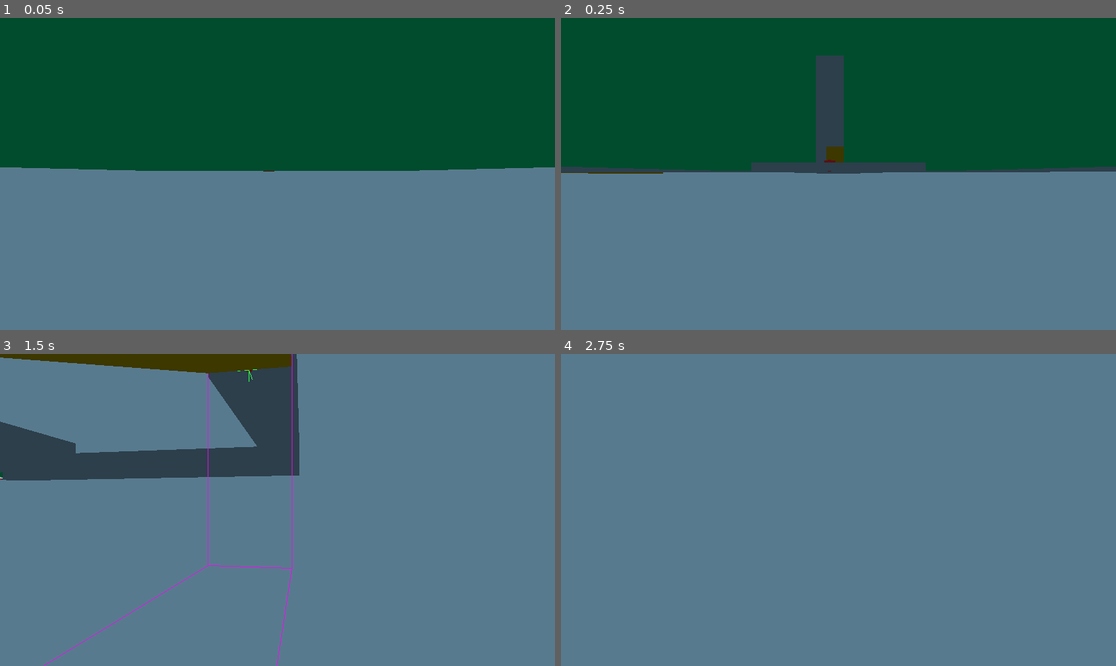
Above: before the commit, frames 1-4 (two rows, left to right).
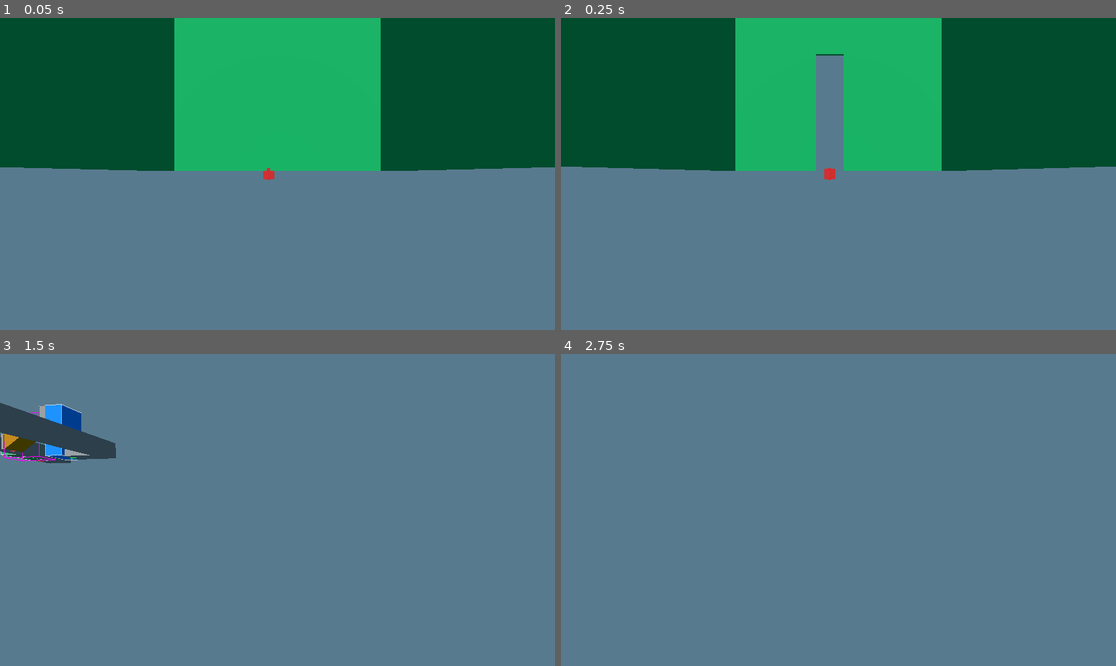
Above: after the commit, the same moments.

Repository: knut-erik/dungeon-pcg
Game: Godot game, scene res://DungeonGenerator/Dungeon.tscn
The game is run twice, just before and just after one commit, with the same random seed, the same clock (stepped at 60 frames per second) and the same inputs.
Inputs (mouse positions are in pixels of both pictures, inside the frame that each line leads up to):
- Up to frame 1 (0.05 s): no input
- Up to frame 2 (0.25 s): no input
- Up to frame 3 (1.5 s): tap Enter at 0.5 s; move the mouse to (305, 510) at 0.52 s; hold Up (ui_up) from 0.53 s (still down); move the mouse to (249, 510) at 1.27 s
- Up to frame 4 (2.75 s): keep holding Up (ui_up); move the mouse to (849, 503) at 2.02 s

The runs differ from the first frame. In frame 1, 18% of the frame differs, in the area x 3-97%, y 0-52%; in frame 2, 19%, in the area x 0-100%, y 0-52%; in frame 3, 12%; in frame 4, nothing differs.

Commit message:
Minor fixes, vertical room works with generation

Diff:
--- a/DungeonGenerator/Dungeon.tscn
+++ b/DungeonGenerator/Dungeon.tscn
@@ -9,6 +9,7 @@
 [ext_resource type="Resource" uid="uid://buocak2oaaf5a" path="res://DungeonGenerator/Rooms/RoomLibrary/BaseRoom/Blueprints/Blueprint_DefaultRoom_Entrance.tres" id="6_dgn0p"]
 [ext_resource type="Resource" uid="uid://d2my33p8ylqr6" path="res://DungeonGenerator/Rooms/RoomLibrary/BaseRoom/Blueprints/Blueprint_DefaultRoom_Trapped.tres" id="7_1vdva"]
 [ext_resource type="Resource" uid="uid://dvvbuy7nsok2d" path="res://DungeonGenerator/Rooms/RoomLibrary/Stairs/Straight/Blueprints/Stairs_Straight.tres" id="8_8mbj2"]
+[ext_resource type="Resource" uid="uid://b0orufvkpv4lv" path="res://DungeonGenerator/Rooms/RoomLibrary/VerticalRoom/Blueprints/blueprint_vertical_stairs.tres" id="9_htfvw"]
 [ext_resource type="Script" uid="uid://cyvlhdugha7mg" path="res://DungeonGenerator/DungeonDebugDraw.gd" id="10_8mbj2"]
 
 [sub_resource type="Sky" id="Sky_slqep"]
@@ -18,15 +19,18 @@
 background_color = Color(0.34454793, 0.47959596, 0.55798304, 1)
 sky = SubResource("Sky_slqep")
 
-[node name="Node3D" type="Node3D"]
+[node name="Node3D" type="Node3D" unique_id=152381695]
 script = ExtResource("1_nulmw")
-room_library = Array[ExtResource("2_6h3ij")]([ExtResource("6_dgn0p"), ExtResource("5_dqayi"), ExtResource("3_4p0qp"), ExtResource("7_1vdva"), ExtResource("4_8mbj2"), ExtResource("8_8mbj2")])
+room_library = Array[ExtResource("2_6h3ij")]([ExtResource("6_dgn0p"), ExtResource("5_dqayi"), ExtResource("3_4p0qp"), ExtResource("7_1vdva"), ExtResource("4_8mbj2"), ExtResource("8_8mbj2"), ExtResource("9_htfvw")])
+num_challenges = 10
 
-[node name="Camera3D" type="Camera3D" parent="."]
+[node name="Camera3D" type="Camera3D" parent="." unique_id=606506143]
 script = ExtResource("2_sifhu")
 
-[node name="WorldEnvironment" type="WorldEnvironment" parent="."]
+[node name="WorldEnvironment" type="WorldEnvironment" parent="." unique_id=872451573]
 environment = SubResource("Environment_gaxvh")
 
-[node name="Debug" type="Node3D" parent="."]
+[node name="Debug" type="Node3D" parent="." unique_id=1896550994]
 script = ExtResource("10_8mbj2")
+
+[node name="DirectionalLight3D" type="DirectionalLight3D" parent="." unique_id=567613890]
--- a/DungeonGenerator/Rooms/RoomLibrary/BaseRoom/BaseRoom.tscn
+++ b/DungeonGenerator/Rooms/RoomLibrary/BaseRoom/BaseRoom.tscn
@@ -7,35 +7,35 @@
 [sub_resource type="StandardMaterial3D" id="StandardMaterial3D_42ot5"]
 albedo_color = Color(3.8023293e-06, 0.64148986, 0.34137204, 1)
 
-[node name="Node3D" type="Node3D"]
+[node name="Node3D" type="Node3D" unique_id=1638007012]
 script = ExtResource("1_kdl1w")
 
-[node name="Area3D" parent="." instance=ExtResource("1_sfdtf")]
+[node name="Area3D" parent="." unique_id=1799499990 instance=ExtResource("1_sfdtf")]
 
-[node name="CSGCombiner3D" type="CSGCombiner3D" parent="."]
+[node name="CSGCombiner3D" type="CSGCombiner3D" parent="." unique_id=970732676]
 material_override = SubResource("StandardMaterial3D_42ot5")
 
-[node name="CSGBox3D" type="CSGBox3D" parent="CSGCombiner3D"]
+[node name="CSGBox3D" type="CSGBox3D" parent="CSGCombiner3D" unique_id=1207516522]
 transform = Transform3D(1, 0, 0, 0, 1, 0, 0, 0, 1, 0, 2, 0)
 size = Vector3(4, 4, 6)
 
-[node name="CSGBox3D4" type="CSGBox3D" parent="CSGCombiner3D"]
+[node name="CSGBox3D4" type="CSGBox3D" parent="CSGCombiner3D" unique_id=216003327]
 transform = Transform3D(1, 0, 0, 0, 1, 0, 0, 0, 1, 0, 2, 0)
 operation = 2
 size = Vector3(3.9, 3.9, 5.9)
 
-[node name="CSGBox3D2" type="CSGBox3D" parent="CSGCombiner3D"]
+[node name="CSGBox3D2" type="CSGBox3D" parent="CSGCombiner3D" unique_id=902088779]
 transform = Transform3D(1, 0, 0, 0, 1, 0, 0, 0, 1, 2, 1.1, 0)
 operation = 2
 size = Vector3(0.5, 2.1, 0.75)
 
-[node name="Target" parent="CSGCombiner3D/CSGBox3D2" instance=ExtResource("2_vsc08")]
-transform = Transform3D(1, 0, 0, 0, 1, 0, 0, 0, 1, 0, -1.05, 0)
+[node name="Target" parent="CSGCombiner3D/CSGBox3D2" unique_id=1743406746 instance=ExtResource("2_vsc08")]
+transform = Transform3D(1, 0, 0, 0, 1, 0, 0, 0, 1, 0, -1.2, 0)
 
-[node name="CSGBox3D3" type="CSGBox3D" parent="CSGCombiner3D"]
+[node name="CSGBox3D3" type="CSGBox3D" parent="CSGCombiner3D" unique_id=221050731]
 transform = Transform3D(1, 0, 0, 0, 1, 0, 0, 0, 1, -2, 1.1, 0)
 operation = 2
 size = Vector3(0.5, 2.1, 0.75)
 
-[node name="Target2" parent="CSGCombiner3D/CSGBox3D3" instance=ExtResource("2_vsc08")]
-transform = Transform3D(1, 0, 0, 0, 1, 0, 0, 0, 1, 0, -1.05, 0)
+[node name="Target2" parent="CSGCombiner3D/CSGBox3D3" unique_id=499226635 instance=ExtResource("2_vsc08")]
+transform = Transform3D(1, 0, 0, 0, 1, 0, 0, 0, 1, 0, -1.2, 0)
--- a/DungeonGenerator/Rooms/RoomLibrary/Stairs/Straight/StairRoom_Straight.tscn
+++ b/DungeonGenerator/Rooms/RoomLibrary/Stairs/Straight/StairRoom_Straight.tscn
@@ -7,17 +7,17 @@
 [sub_resource type="StandardMaterial3D" id="StandardMaterial3D_c8f7d"]
 albedo_color = Color(0.7235539, 0.48163372, 1.92523e-07, 1)
 
-[node name="StairRoomStraight" type="Node3D"]
+[node name="StairRoomStraight" type="Node3D" unique_id=246781989]
 script = ExtResource("1_voa8v")
 
-[node name="Area3D" parent="." instance=ExtResource("2_c8f7d")]
+[node name="Area3D" parent="." unique_id=889857163 instance=ExtResource("2_c8f7d")]
 
-[node name="Target" parent="." instance=ExtResource("3_30hj7")]
+[node name="Target" parent="." unique_id=1827615970 instance=ExtResource("3_30hj7")]
 transform = Transform3D(-1, 0, -8.742278e-08, 0, 1, 0, 8.742278e-08, 0, -1, 0, 0, 0)
 
-[node name="Target2" parent="." instance=ExtResource("3_30hj7")]
+[node name="Target2" parent="." unique_id=471117046 instance=ExtResource("3_30hj7")]
 transform = Transform3D(-1, 0, -8.742278e-08, 0, 1, 0, 8.742278e-08, 0, -1, 0, 0, 0)
 
-[node name="CSGPolygon3D" type="CSGPolygon3D" parent="."]
+[node name="CSGPolygon3D" type="CSGPolygon3D" parent="." unique_id=1010370340]
 material_override = SubResource("StandardMaterial3D_c8f7d")
 polygon = PackedVector2Array(-1.5, 0, -1.5, 3.5, 1.5, 3.5, 1.5, 0)
--- a/DungeonGenerator/Rooms/RoomLibrary/VerticalRoom/Blueprints/blueprint_vertical_stairs.tres
+++ b/DungeonGenerator/Rooms/RoomLibrary/VerticalRoom/Blueprints/blueprint_vertical_stairs.tres
@@ -7,6 +7,6 @@
 [resource]
 script = ExtResource("1_6v6lq")
 room_scene = ExtResource("2_v65jr")
-possible_tags = Array[String](["Stairs"])
+possible_tags = Array[String](["Alive"])
 height_param = ExtResource("1_yq106")
 metadata/_custom_type_script = "uid://djoai4k68rbwe"
--- a/DungeonGenerator/Rooms/RoomLibrary/VerticalRoom/Param_VerticalHeight.tres
+++ b/DungeonGenerator/Rooms/RoomLibrary/VerticalRoom/Param_VerticalHeight.tres
@@ -1,14 +1,14 @@
-[gd_resource type="Resource" script_class="RoomParameter" load_steps=3 format=3 uid="uid://jmhtmalwjqvk"]
+[gd_resource type="Resource" script_class="RoomParameter" format=3 uid="uid://jmhtmalwjqvk"]
 
 [ext_resource type="Script" uid="uid://c7qomtg5xrsxx" path="res://DungeonGenerator/Rooms/RoomComponents/RoomParameter.gd" id="1_ewoun"]
 
 [sub_resource type="Curve" id="Curve_ewoun"]
-_data = [Vector2(0, 0.5028682), 0.0, 0.05620719, 0, 0, Vector2(1, 1), 0.0, 0.0, 0, 0]
+_data = [Vector2(0, 1), 0.0, 0.05620719, 0, 0, Vector2(1, 0), 0.0, 0.0, 0, 0]
 point_count = 2
 
 [resource]
 script = ExtResource("1_ewoun")
-min_value = 8.0
+min_value = 4.0
 max_value = 12.0
 probability_curve = SubResource("Curve_ewoun")
 metadata/_custom_type_script = "uid://c7qomtg5xrsxx"
--- a/DungeonGenerator/Rooms/RoomLibrary/VerticalRoom/VerticalRoom.tscn
+++ b/DungeonGenerator/Rooms/RoomLibrary/VerticalRoom/VerticalRoom.tscn
@@ -22,39 +22,39 @@
 	pass
 "
 
-[node name="VerticalRoom" type="Node3D"]
+[node name="VerticalRoom" type="Node3D" unique_id=2027943781]
 script = ExtResource("1_518pl")
 platform_scene = ExtResource("2_qyoc8")
 
-[node name="BoundingBox" parent="." instance=ExtResource("2_cvwn2")]
+[node name="BoundingBox" parent="." unique_id=1213331464 instance=ExtResource("2_cvwn2")]
 
-[node name="CSGCombiner3D" type="CSGCombiner3D" parent="."]
+[node name="CSGCombiner3D" type="CSGCombiner3D" parent="." unique_id=1196715318]
 material_override = SubResource("StandardMaterial3D_cvwn2")
 use_collision = true
 script = SubResource("GDScript_cvwn2")
 
-[node name="CSGBox3D" type="CSGBox3D" parent="CSGCombiner3D"]
+[node name="OuterCSG" type="CSGBox3D" parent="CSGCombiner3D" unique_id=916103131]
 transform = Transform3D(1, 0, 0, 0, 1, 0, 0, 0, 1, 0, 5, 0)
 size = Vector3(4, 10, 4)
 
-[node name="CSGBox3D2" type="CSGBox3D" parent="CSGCombiner3D"]
+[node name="InnerCSG" type="CSGBox3D" parent="CSGCombiner3D" unique_id=833431066]
 transform = Transform3D(1, 0, 0, 0, 1, 0, 0, 0, 1, 0, 5, 0)
 operation = 2
 size = Vector3(3.9, 9.9, 3.9)
 
-[node name="Door1" type="CSGBox3D" parent="CSGCombiner3D"]
+[node name="Door1" type="CSGBox3D" parent="CSGCombiner3D" unique_id=634408073]
 transform = Transform3D(1, 0, 0, 0, 1, 0, 0, 0, 1, 2, 1.1, 0)
 operation = 2
 size = Vector3(0.5, 2.1, 0.75)
 
-[node name="Target" parent="CSGCombiner3D/Door1" instance=ExtResource("2_y78pj")]
-transform = Transform3D(1, 0, 0, 0, 1, 0, 0, 0, 1, 0, -1.05, 0)
+[node name="Target" parent="CSGCombiner3D/Door1" unique_id=286769834 instance=ExtResource("2_y78pj")]
+transform = Transform3D(-4.371139e-08, 0, -1, 0, 1, 0, 1, 0, -4.371139e-08, 0, -1.2, 0)
 
-[node name="Door2" type="CSGBox3D" parent="CSGCombiner3D"]
+[node name="Door2" type="CSGBox3D" parent="CSGCombiner3D" unique_id=1912568088]
 transform = Transform3D(1, 0, 0, 0, 1, 0, 0, 0, 1, -2, 8.9, 0)
 operation = 2
 size = Vector3(0.5, 2.1, 0.75)
 
-[node name="Target" parent="CSGCombiner3D/Door2" instance=ExtResource("2_y78pj")]
-transform = Transform3D(-1, 0, -8.742278e-08, 0, 1, 0, 8.742278e-08, 0, -1, 0, -1.05, 0)
+[node name="Target2" parent="CSGCombiner3D/Door2" unique_id=538063130 instance=ExtResource("2_y78pj")]
+transform = Transform3D(-4.371139e-08, 0, 1, 0, 1, 0, -1, 0, -4.371139e-08, 0, -1.2, 0)
 gizmo_extents = 2.65
--- a/DungeonGenerator/Rooms/RoomLibrary/VerticalRoom/vertical_room.gd
+++ b/DungeonGenerator/Rooms/RoomLibrary/VerticalRoom/vertical_room.gd
@@ -4,11 +4,14 @@
 @export var platform_scene:PackedScene
 
 @onready var bounding_box = $BoundingBox
+@onready var outer_csg = $CSGCombiner3D/OuterCSG
+@onready var inner_csg = $CSGCombiner3D/InnerCSG
+
 
 func _ready() -> void:
 	# Berätta för bas-klassen vilka noder som är våra gateways
 	gateway_in = $CSGCombiner3D/Door1/Target
-	gateway_out = $CSGCombiner3D/Door2/Target
+	gateway_out = $CSGCombiner3D/Door2/Target2
 
 func setup_room(rng: RandomNumberGenerator, logic_node: LogicalNode):
 	# 1. Hämta datan
@@ -18,17 +21,30 @@
 
 	room_size = Vector3(width, height, length)
 	var inner_room_size = Vector3(width-0.1, height-0.1, length-0.1)
+	var door_out = $CSGCombiner3D/Door2
+	outer_csg.size = room_size
+	outer_csg.position.y = height / 2
+	inner_csg.size = inner_room_size
+	inner_csg.position.y = height / 2
+	door_out.position.y = height - 2
+
+	var col_shape = bounding_box.get_node_or_null("CollisionShape3D")
+	if col_shape and col_shape.shape is BoxShape3D:
+		col_shape.shape = col_shape.shape.duplicate()  # break shared resource link
+		col_shape.shape.size = room_size
+	bounding_box.position.y = height / 2.0
 
 	if bounding_box.has_method("set_size"):
 		bounding_box.set_size(room_size)
 
 	bounding_box.position.y = height / 2.0
 
-	for i in range(height):
+
+	for i in range(1, height-2):
 		var platform : Node3D = platform_scene.instantiate()
 		platform.position.y = i
-		var x_position = (rng.randf() - 0.5) * (width - 0.5)
-		var z_position = (rng.randf() - 0.5) * (length - 0.5)
+		var x_position = (rng.randf() - 0.5) * (width - 1)
+		var z_position = (rng.randf() - 0.5) * (length - 1)
 		platform.position.x = x_position
 		platform.position.z = z_position
 		add_child(platform)
--- a/project.godot
+++ b/project.godot
@@ -8,11 +8,15 @@
 
 config_version=5
 
+[animation]
+
+compatibility/default_parent_skeleton_in_mesh_instance_3d=true
+
 [application]
 
 config/name="Dungeon PCG"
 run/main_scene="uid://bubmd1fjgr1si"
-config/features=PackedStringArray("4.5", "Forward Plus")
+config/features=PackedStringArray("4.6", "Forward Plus")
 config/icon="res://icon.svg"
 
 [dotnet]
Not shown, added: CharacterController/icon.svg.import
Not shown, added: Cities/icon.svg.import
Not shown: 1 places in DungeonGenerator/Dungeon.tscn that only renumber resources
Not shown: 1 places in DungeonGenerator/Rooms/RoomLibrary/BaseRoom/BaseRoom.tscn that only renumber resources
Not shown: 1 places in DungeonGenerator/Rooms/RoomLibrary/BaseRoom/Blueprints/Blueprint_DefaultRoom_Dead.tres that only renumber resources
Not shown: 1 places in DungeonGenerator/Rooms/RoomLibrary/BaseRoom/Blueprints/Blueprint_DefaultRoom_Entrance.tres that only renumber resources
Not shown: 1 places in DungeonGenerator/Rooms/RoomLibrary/BaseRoom/Param_DefaultLength.tres that only renumber resources
Not shown: 1 places in DungeonGenerator/Rooms/RoomLibrary/BaseRoom/Param_DefaultWidth.tres that only renumber resources
Not shown, added: DungeonGenerator/Rooms/RoomLibrary/CaveRoom/icon.svg.import
Not shown, added: DungeonGenerator/Rooms/RoomLibrary/Stairs/Spiral/icon.svg.import
Not shown: 1 places in DungeonGenerator/Rooms/RoomLibrary/Stairs/Straight/Blueprints/Stairs_Straight.tres that only renumber resources
Not shown: 1 places in DungeonGenerator/Rooms/RoomLibrary/Stairs/Straight/StairRoom_Straight.tscn that only renumber resources
(and 4 more such lines)
